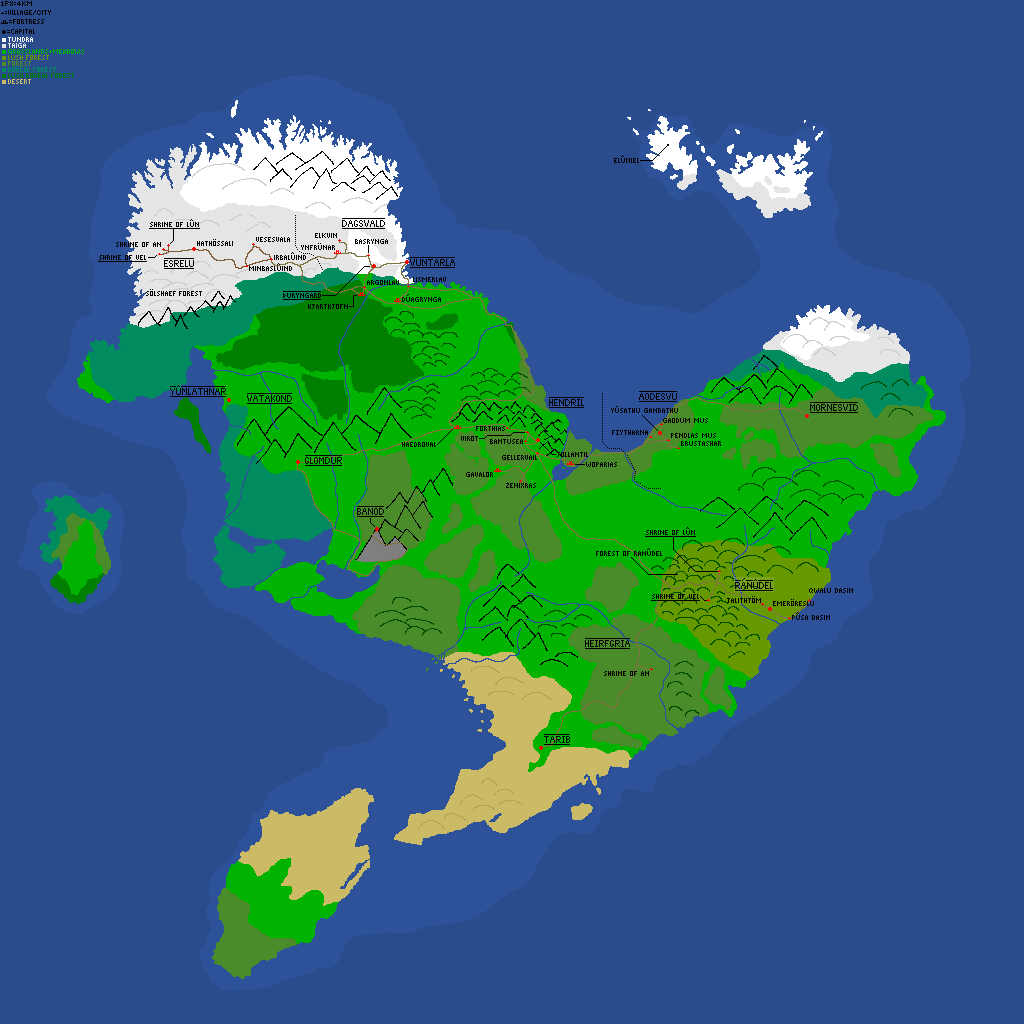
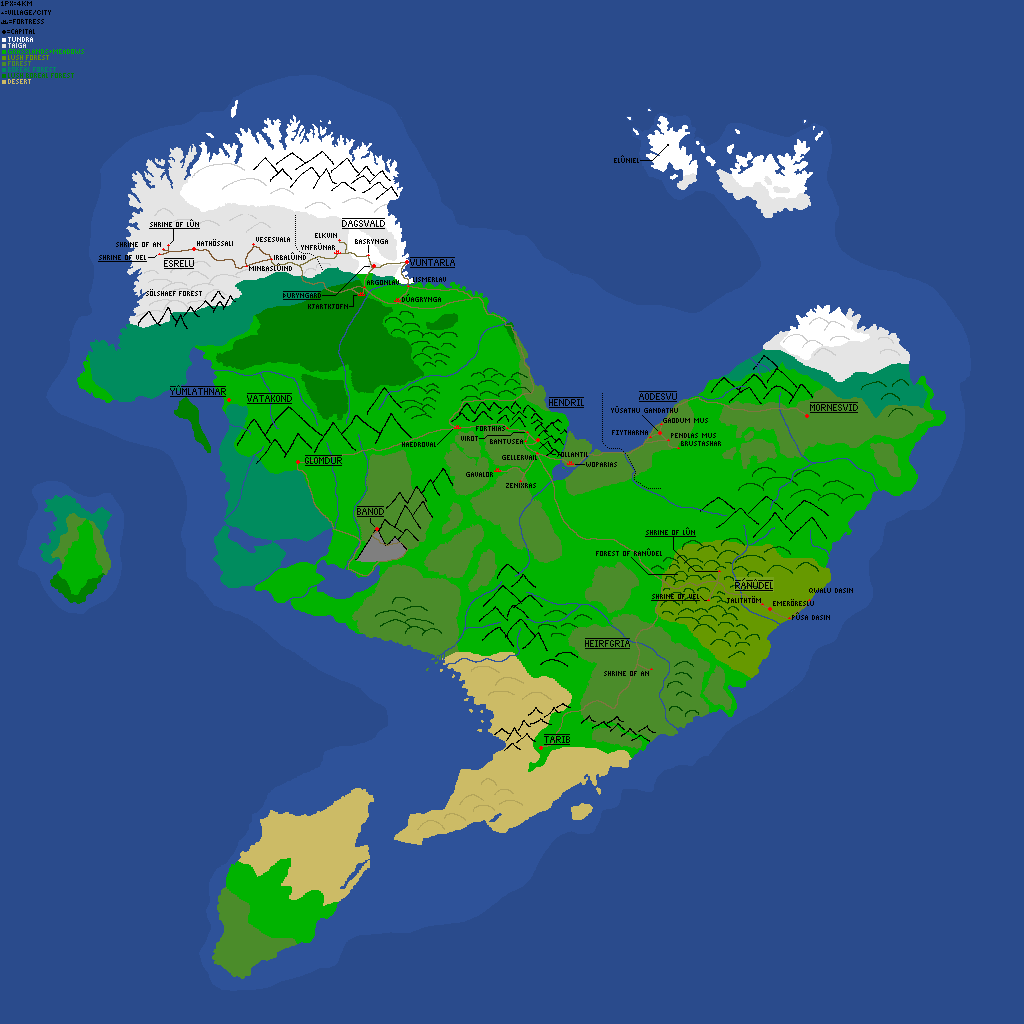
Layers edited between the first and the second 1024×1024 image:
painted on "Background" over [494, 703, 656, 751]
